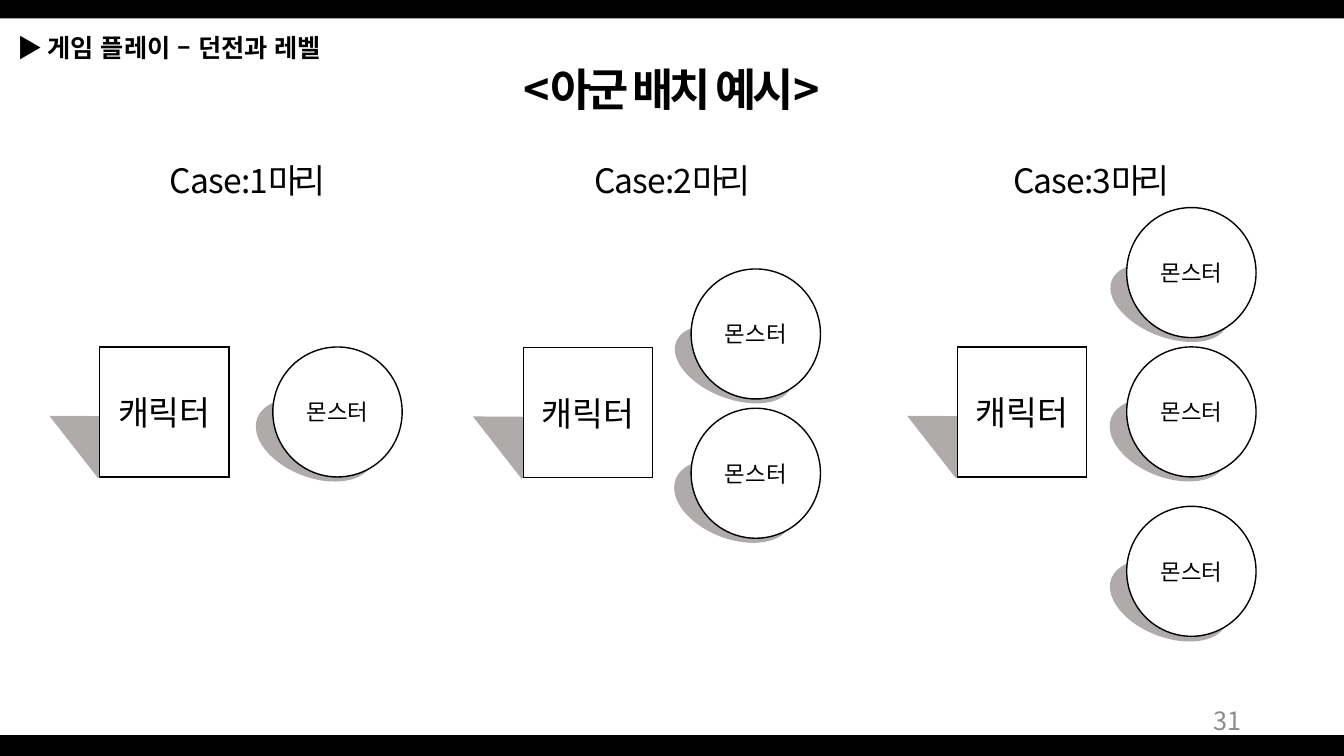
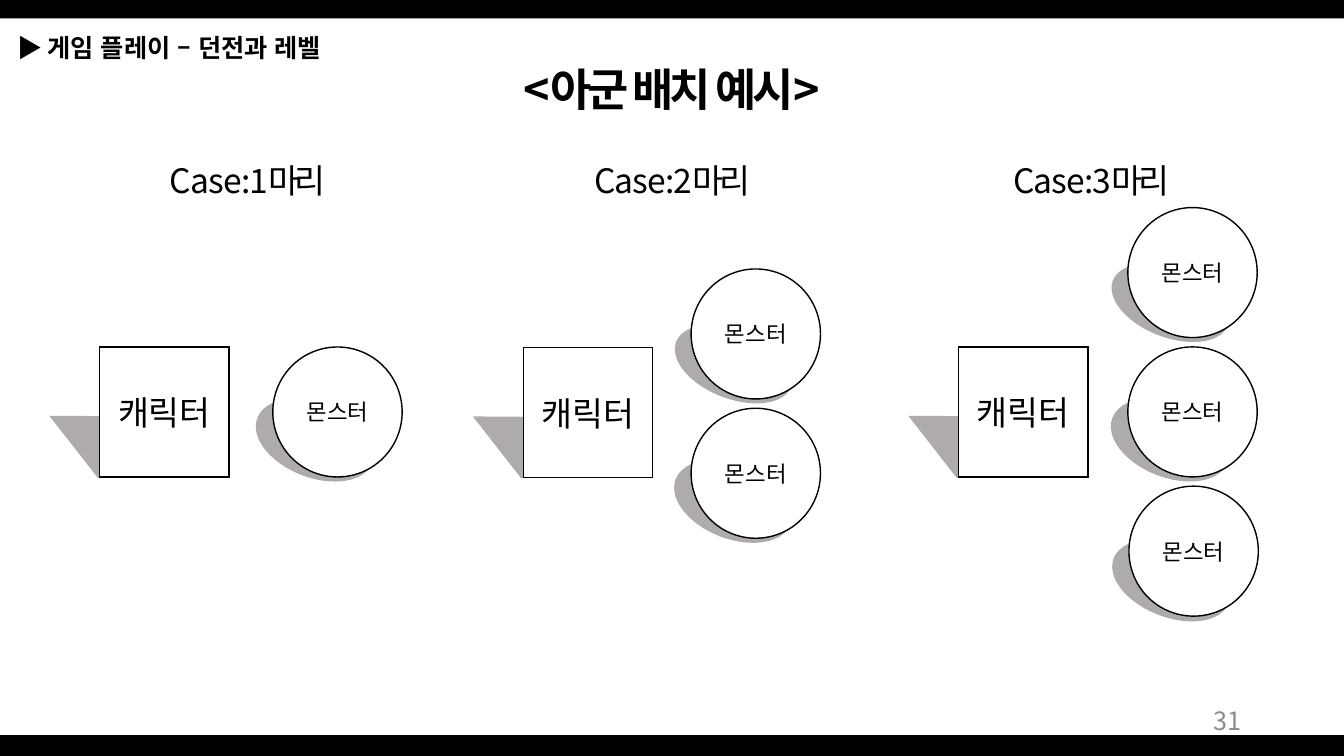
Before and after one commit to Bumizi/GameDesign, a slide deck: slide 31 of 2018 동계방학 기획자 특훈/Dungeon Tamer_1901011.pptx. Drawn at 1344x756 pixels with LibreOffice and Linux fonts; fonts in the diff are those of the drawing. Boxes give left, top, right and bottom in pixels: in the first picture for what was removed or moved away, otherwise in the second. Text is boxed around its words. In the diff, an @@ line names an element or a change of style, - is before the commit and + after.

```diff
--- a/2018 동계방학 기획자 특훈/Dungeon Tamer_1901011.pptx
+++ b/2018 동계방학 기획자 특훈/Dungeon Tamer_1901011.pptx
@@ ellipse "몬스터": place and size @@
-ellipse "몬스터" at (1127, 506, 1256, 636)
+ellipse "몬스터" at (1129, 486, 1258, 616)
@@ ellipse: place and size @@
-ellipse at (1099, 545, 1239, 656)
+ellipse at (1101, 525, 1241, 636)
```
Also in this commit, not shown: 8 other slides changed, 2 slides added, 2 other files.
